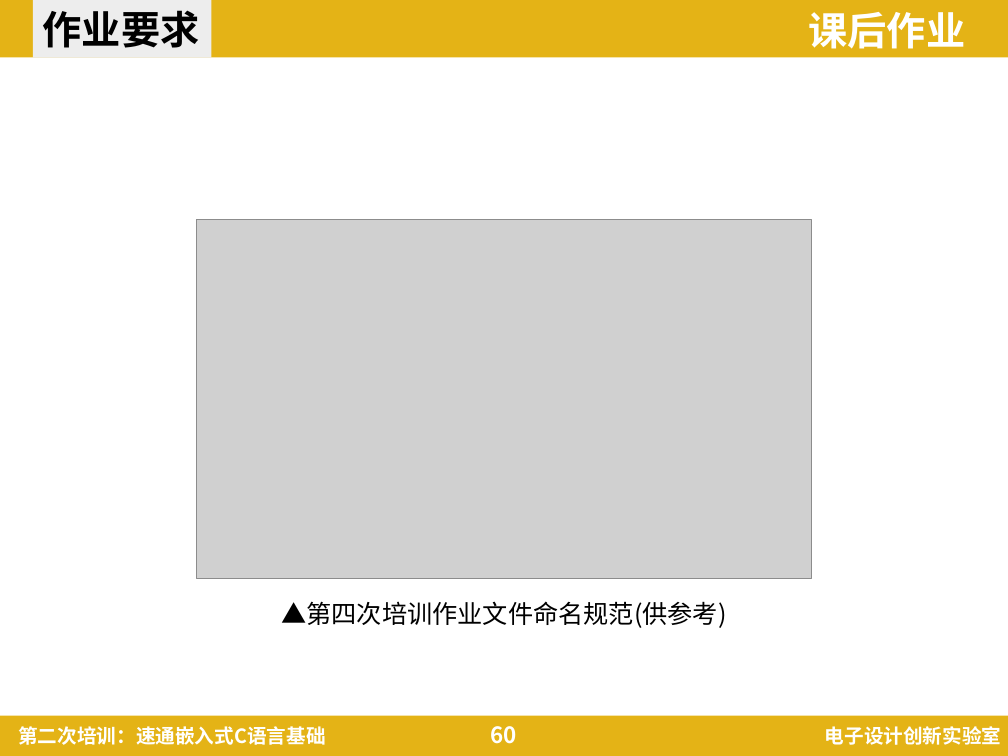
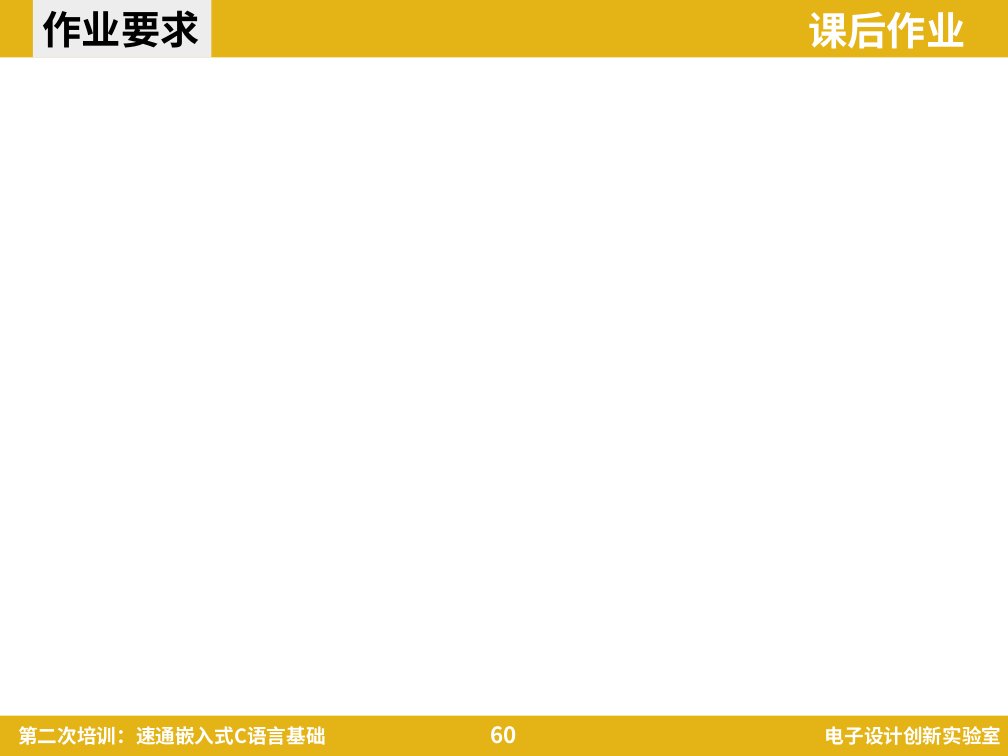
Before and after one commit to ZhoBudweiser/Embedded-C-language-Guidance, a slide deck: slide 60 of 第二次培训：速通嵌入式C语言基础.pptx. Drawn at 1008x756 pixels with LibreOffice and Linux fonts; fonts in the diff are those of the drawing; grey boxes stand for pictures; background and template pictures are left out. Boxes give left, top, right and bottom in pixels: in the first picture for what was removed or moved away, otherwise in the second. Text is boxed around its words. In the diff, an @@ line names an element or a change of style, - is before the commit and + after.

```diff
--- a/第二次培训：速通嵌入式C语言基础.pptx
+++ b/第二次培训：速通嵌入式C语言基础.pptx
@@ picture removed at <box>197,220,812,579</box> @@
@@ text removed at <box>281,601,726,628</box> @@
-▲第四次培训作业文件命名规范(供参考)
```
Also in this commit, not shown: 3 other slides changed, 10 other files.
